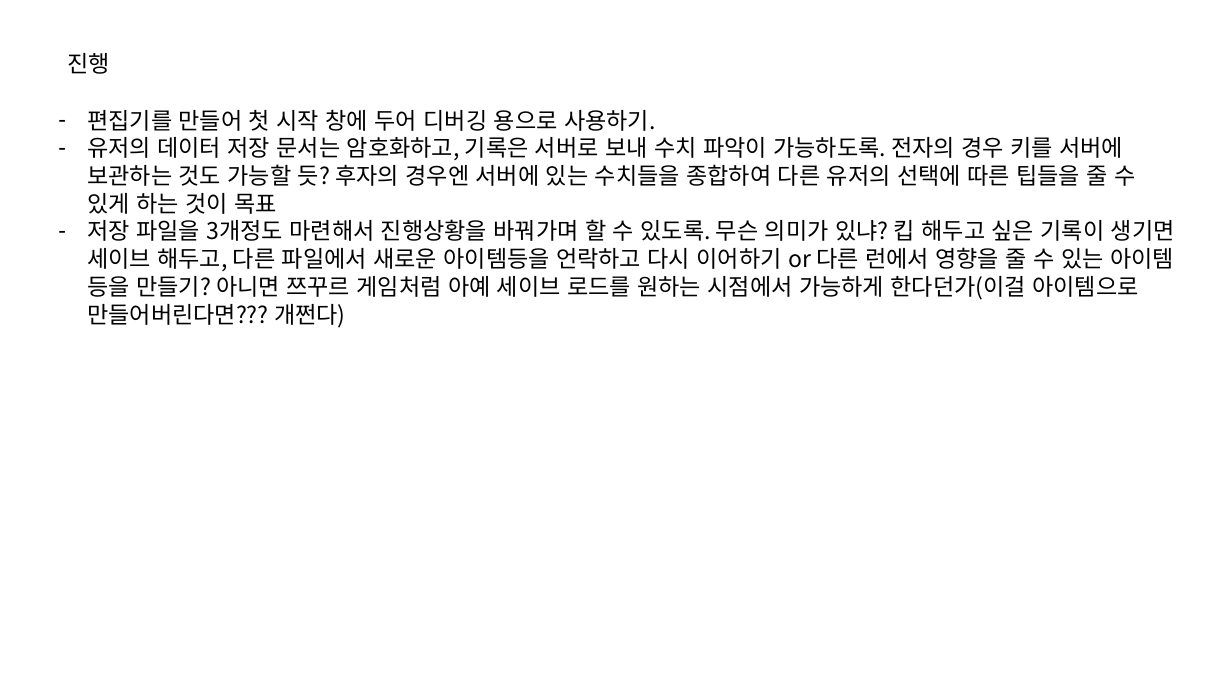
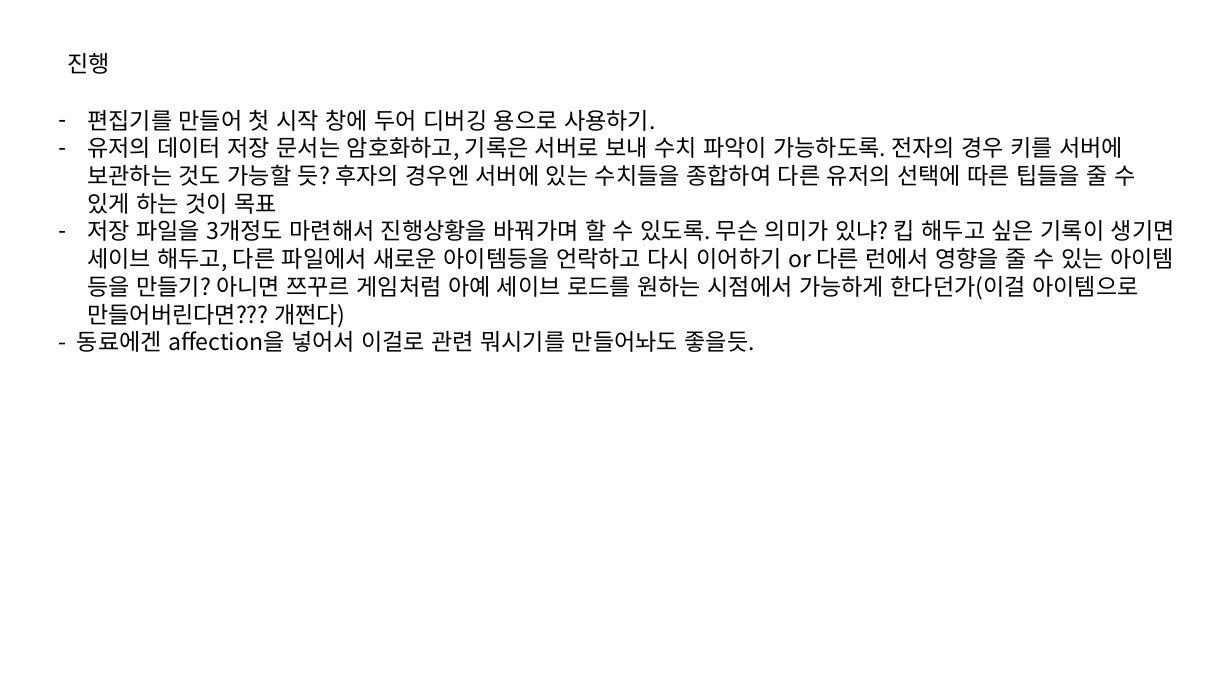
Before and after one commit to IdfKLeh/capstone, a slide deck: slide 1 of 아이디어.pptx. Drawn at 1232x693 pixels with LibreOffice and Linux fonts; fonts in the diff are those of the drawing. Boxes give left, top, right and bottom in pixels: in the first picture for what was removed or moved away, otherwise in the second. Text is boxed around its words. In the diff, an @@ line names an element or a change of style, - is before the commit and + after.

```diff
--- a/아이디어.pptx
+++ b/아이디어.pptx
@@ text at (x1=77, y1=327, x2=755, y2=352): paragraph added @@
+- 동료에겐 affection을 넣어서 이걸로 관련 뭐시기를 만들어놔도 좋을듯.
```
Also in this commit, not shown: 2 other files.
